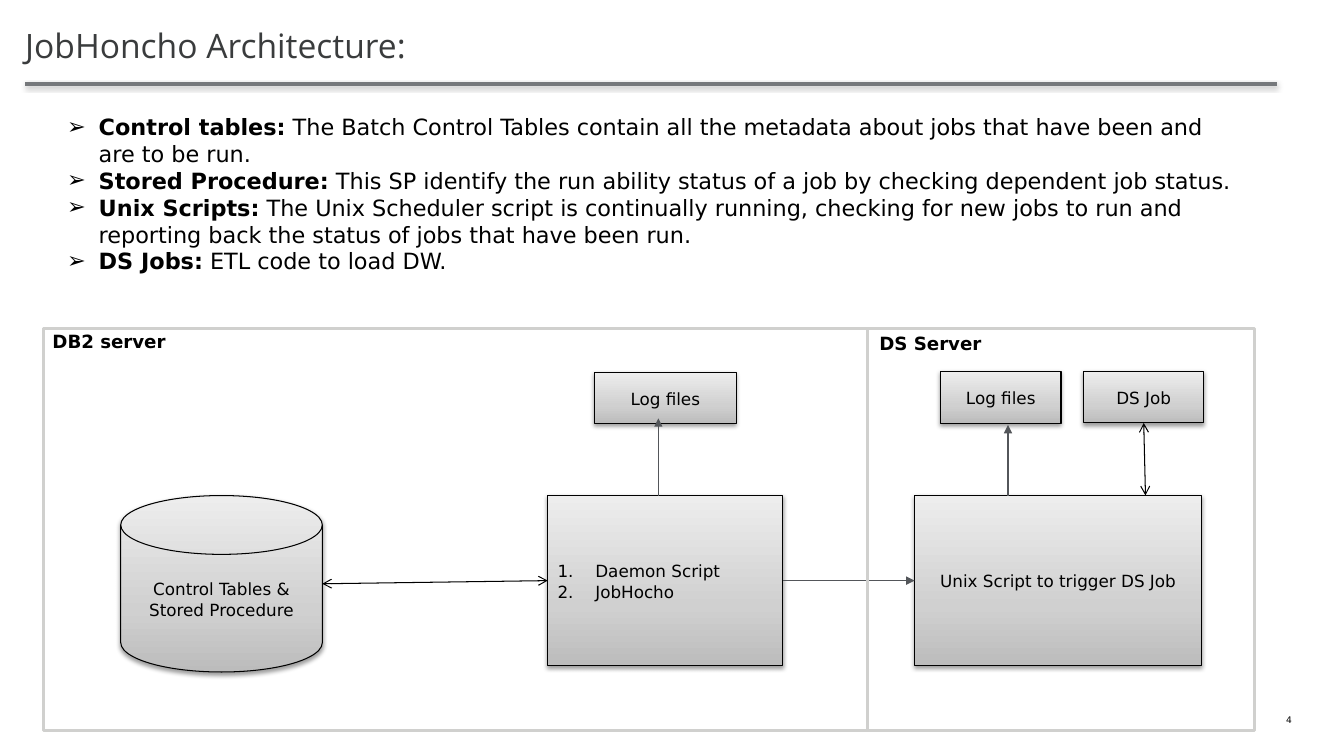
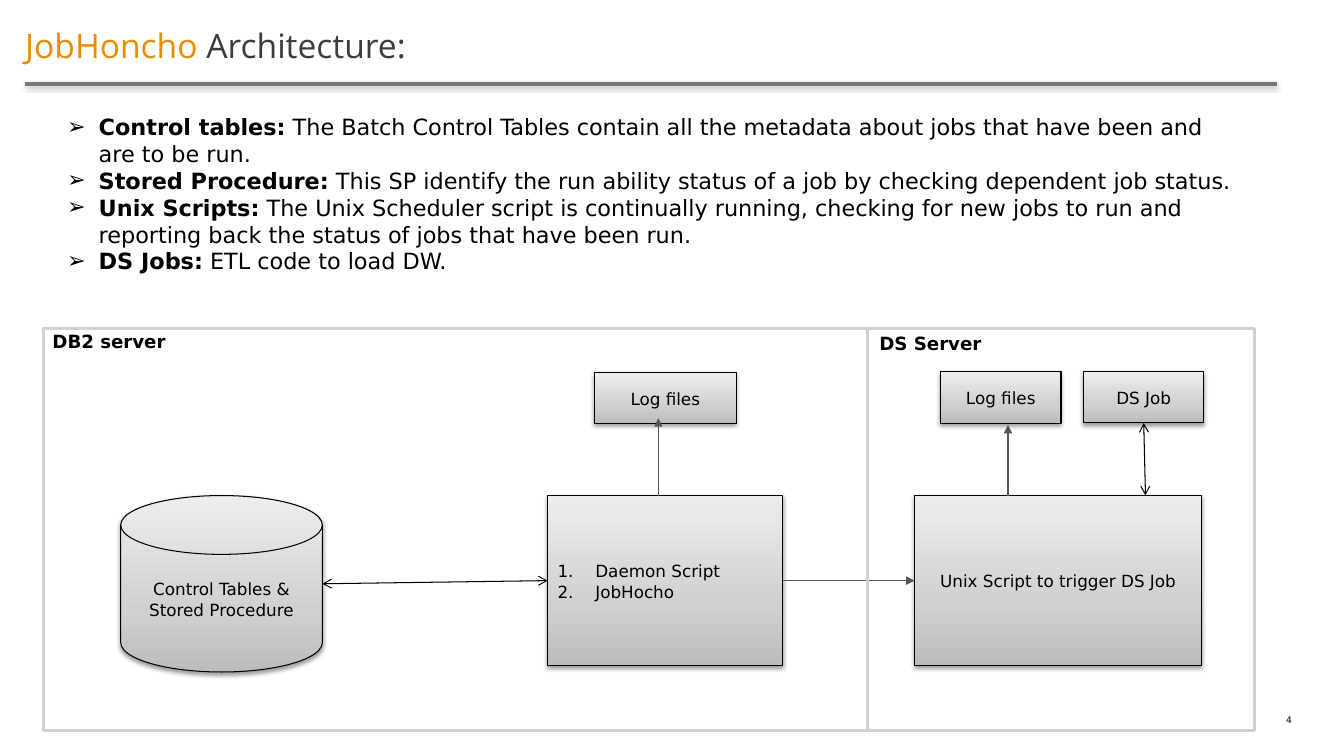
Before and after one commit to atadas10/JobHoncho, a slide deck: slide 4 of JobHoncho.pptx. Drawn at 1344x756 pixels with LibreOffice and Linux fonts; fonts in the diff are those of the drawing. Boxes give left, top, right and bottom in pixels: in the first picture for what was removed or moved away, otherwise in the second. Text is boxed around its words. In the diff, an @@ line names an element or a change of style, - is before the commit and + after.

```diff
--- a/JobHoncho.pptx
+++ b/JobHoncho.pptx
@@ title "JobHoncho Architecture:" at (x1=25, y1=32, x2=405, y2=65): text colour #3A3C3E to #ED8B00 in "JobHoncho" @@
```
Also in this commit, not shown: 7 other slides changed, 2 slides added.
